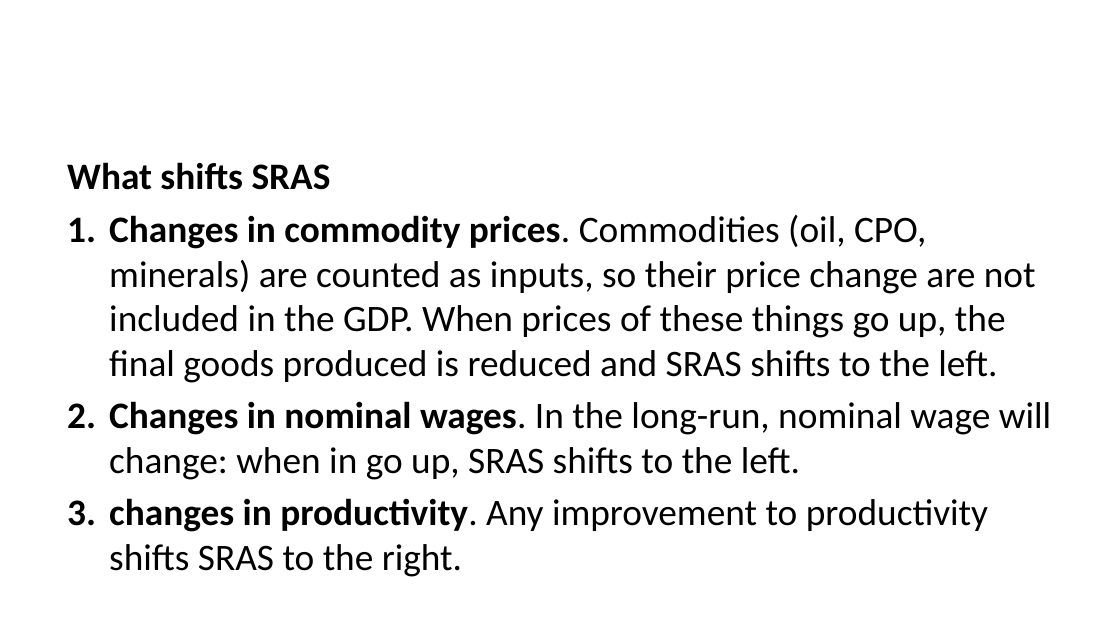
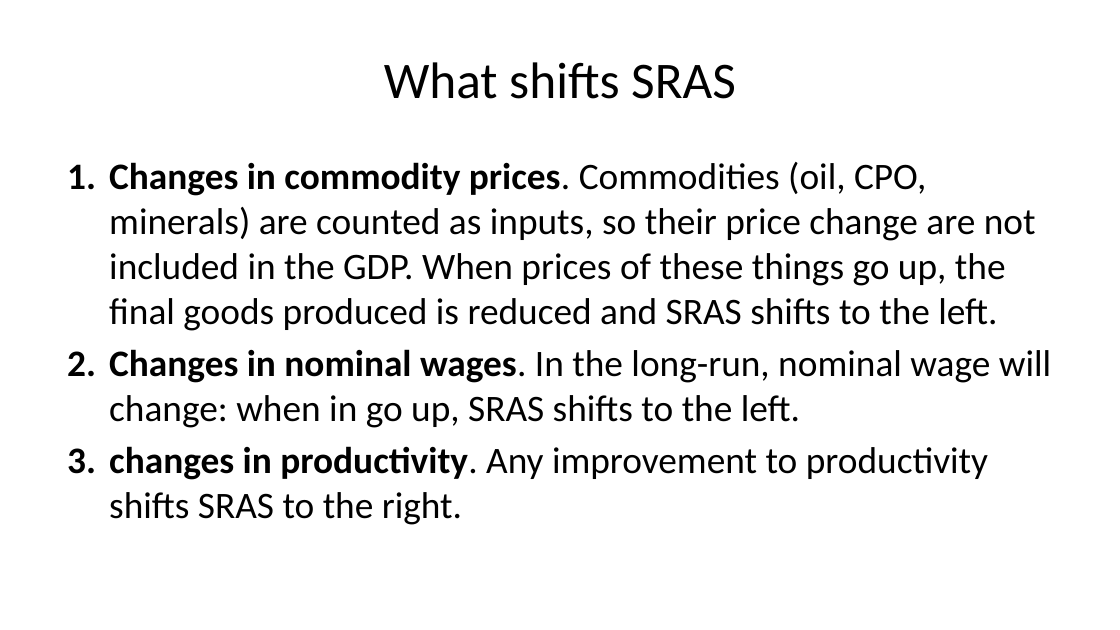
Before and after one commit to imedkrisna/krisna, a slide deck: slide 32 of static/ekon/week10/index.pptx (slide 28 before the commit). Drawn at 1120x630 pixels with LibreOffice and Linux fonts; fonts in the diff are those of the drawing. Boxes give left, top, right and bottom in pixels: in the first picture for what was removed or moved away, otherwise in the second. Text is boxed around its words. In the diff, an @@ line names an element or a change of style, - is before the commit and + after.

```diff
--- a/static/ekon/week10/index.pptx
+++ b/static/ekon/week10/index.pptx
@@ title added at box(384, 62, 736, 99), 33 pt, text #000000 @@
+What shifts SRAS
@@ text at box(67, 162, 331, 190): paragraph removed @@
-What shifts SRAS
```
Also in this commit, not shown: 23 other slides changed, 9 slides added, 5 slides removed, 2 other files.
